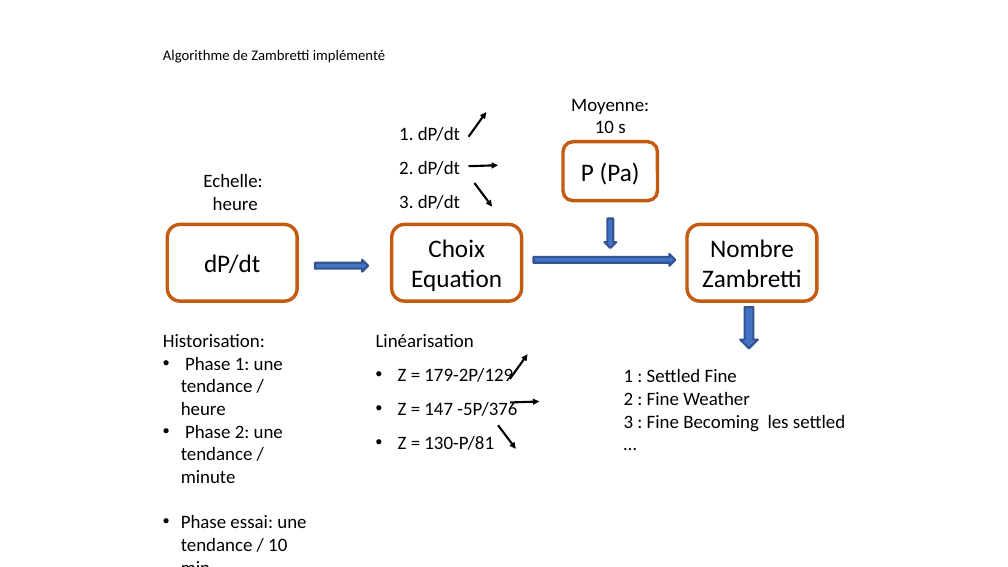
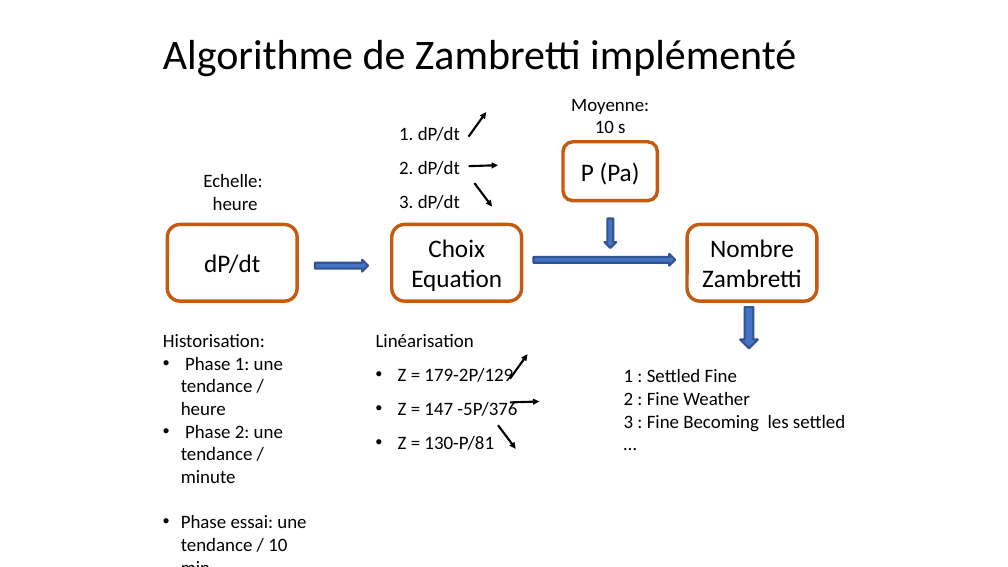
Before and after one commit to jeromelane/WeatherCheckingRpi, a slide deck: slide 14 of weathercheckingrpi/doc/Presentations/projet_meteo_JL_KG_23042019v3.pptx. Drawn at 1008x567 pixels with LibreOffice and Linux fonts; fonts in the diff are those of the drawing. Boxes give left, top, right and bottom in pixels: in the first picture for what was removed or moved away, otherwise in the second. Text is boxed around its words. In the diff, an @@ line names an element or a change of style, - is before the commit and + after.

```diff
--- a/weathercheckingrpi/doc/Presentations/projet_meteo_JL_KG_23042019v3.pptx
+++ b/weathercheckingrpi/doc/Presentations/projet_meteo_JL_KG_23042019v3.pptx
@@ text "Algorithme de Zambretti implémenté" at bbox=[163, 40, 796, 77]: size 14 to 40 pt @@
```
Also in this commit, not shown: 14 other slides changed, 9 other files.
